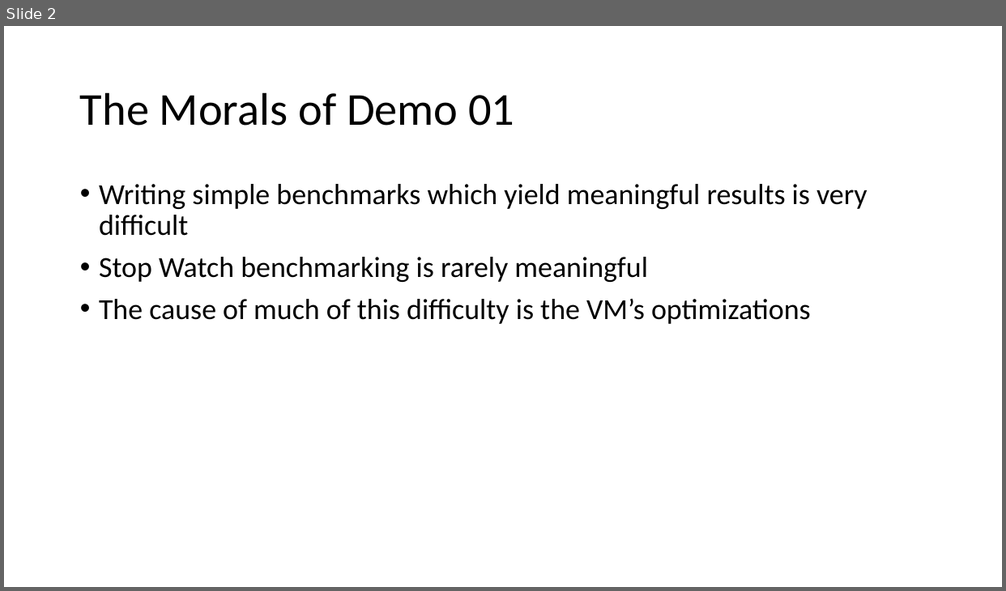
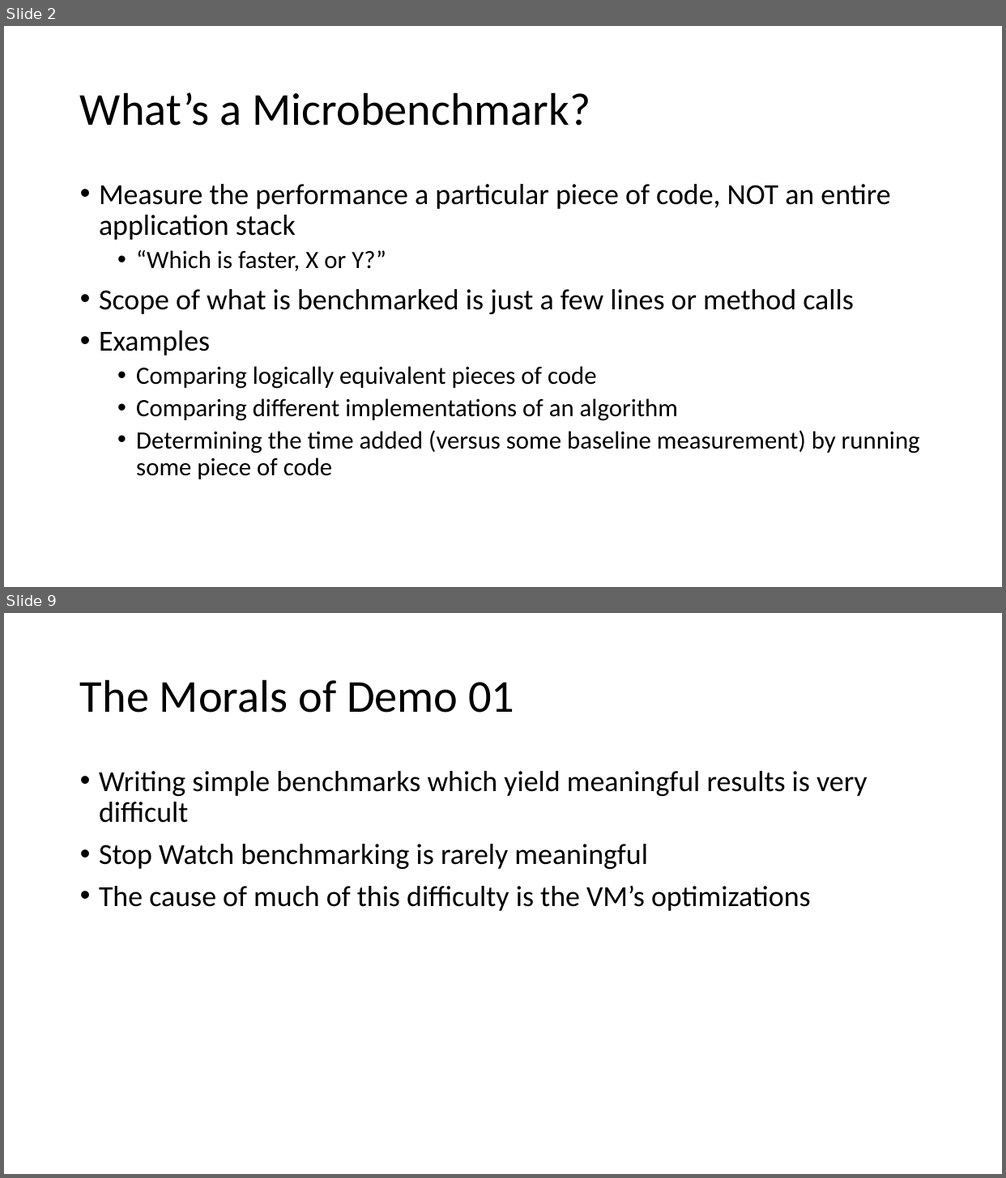
Before and after one commit to tresat/JMH-Presentation, a slide deck: doc/slides.pptx. Shown one above the other, each under a label of ours: slide 2 before the commit, slides 2 and 9 after it; the slides between them are not shown. The pictures are 1006x591 and 1006x1178 pixels, drawn with LibreOffice and Linux fonts; fonts in the diff are those of the drawing. Boxes give left, top, right and bottom in pixels: in the first picture for what was removed or moved away, otherwise in the second. Text is boxed around its words. In the diff, an @@ line names an element or a change of style, - is before the commit and + after.

```diff
--- a/doc/slides.pptx
+++ b/doc/slides.pptx
@@ slide 2 added at box(4, 26, 1002, 587), background #FFFFFF @@
@@ title added at box(80, 92, 590, 126), 44 pt, text #000000 @@
+What’s a Microbenchmark?
@@ text added at box(99, 184, 920, 480), 24 pt, text #000000 @@
+• Measure the performance a particular piece of code, NOT an entire application stack
+  • “Which is faster, X or Y?”
+• Scope of what is benchmarked is just a few lines or method calls
+• Examples
+  • Comparing logically equivalent pieces of code
+  • Comparing different implementations of an algorithm
+  • Determining the time added (versus some baseline measurement) by running some piece of code
@@ what was slide 2 is now slide 9 @@
```
Also in this commit, not shown: 3 slides changed, 7 other slides added, 6 other files.
